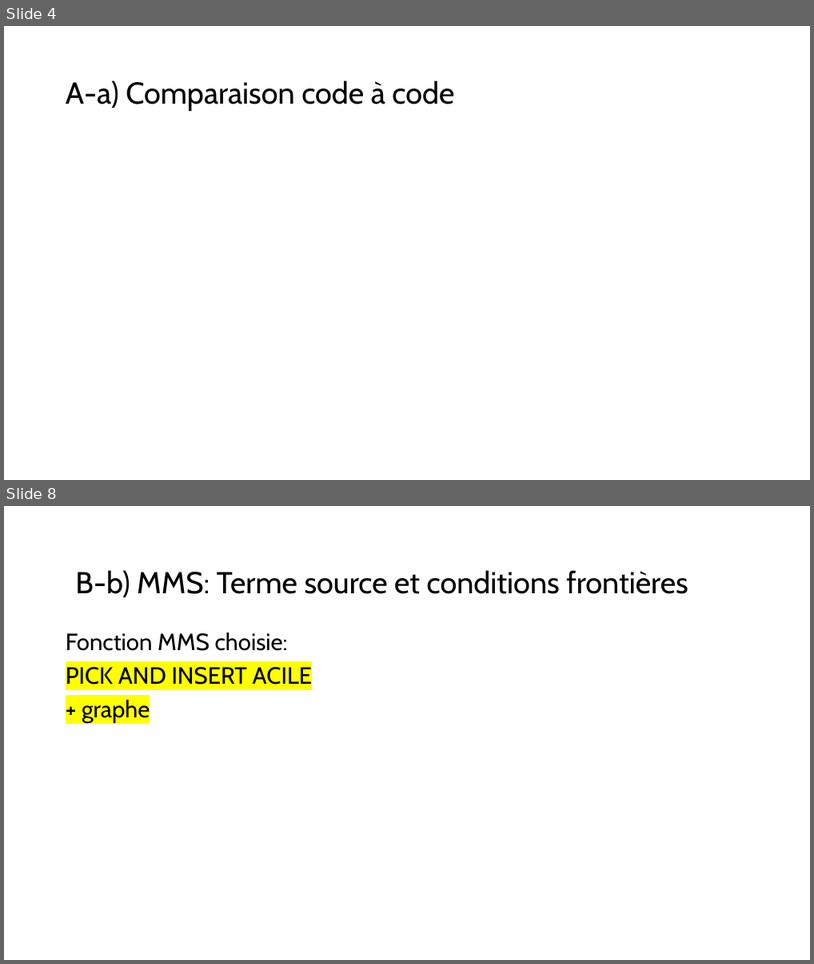
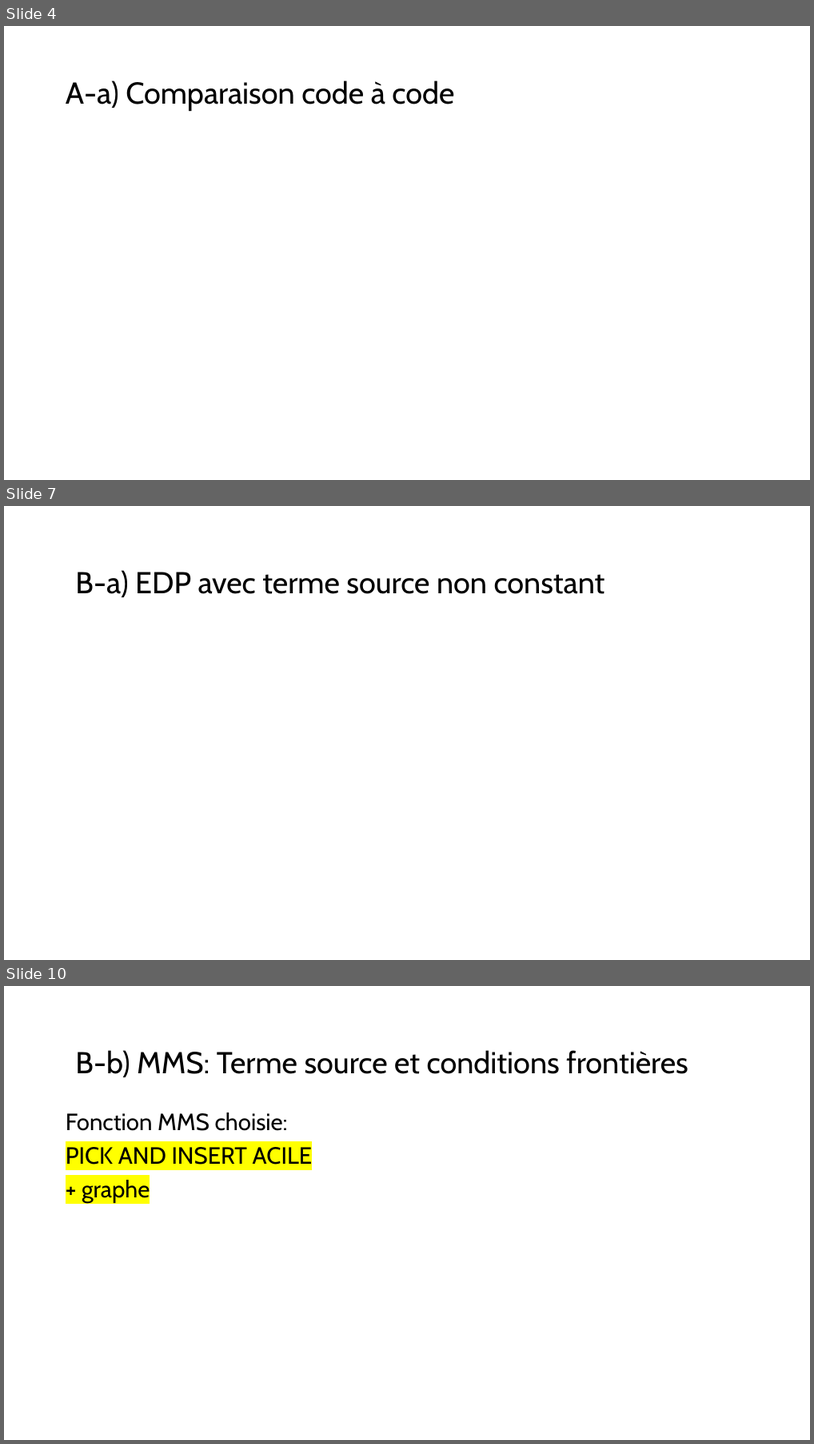
Before and after one commit to mehdibendaya/MEC8211DEV2, a slide deck: Devoir_2.pptx. Shown one above the other, each under a label of ours: slides 4 and 8 before the commit, slides 4, 7 and 10 after it; the slides between them are not shown. The pictures are 814x964 and 814x1444 pixels, drawn with LibreOffice and Linux fonts; fonts in the diff are those of the drawing; grey boxes stand for pictures. Boxes give left, top, right and bottom in pixels: in the first picture for what was removed or moved away, otherwise in the second. Text is boxed around its words. In the diff, an @@ line names an element or a change of style, - is before the commit and + after.

```diff
--- a/Devoir_2.pptx
+++ b/Devoir_2.pptx
@@ slide 7 added at box(4, 506, 810, 960), background #FFFFFF @@
@@ text added at box(75, 570, 606, 597), 36 pt, text #000000 @@
+B-a) EDP avec terme source non constant
@@ what was slide 8 is now slide 10 @@
```
Also in this commit, not shown: 2 slides changed, 1 other slide added, 3 other files.
